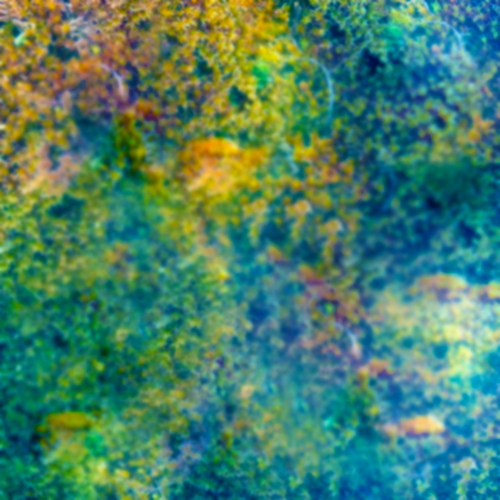
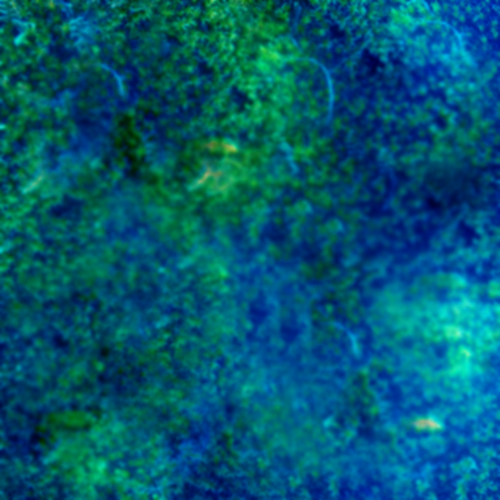
Before/after of a (500, 500) layered artwork. What changed in the layer stack:
pixels changed over 0, 0, 500, 500 (layer not identified)
